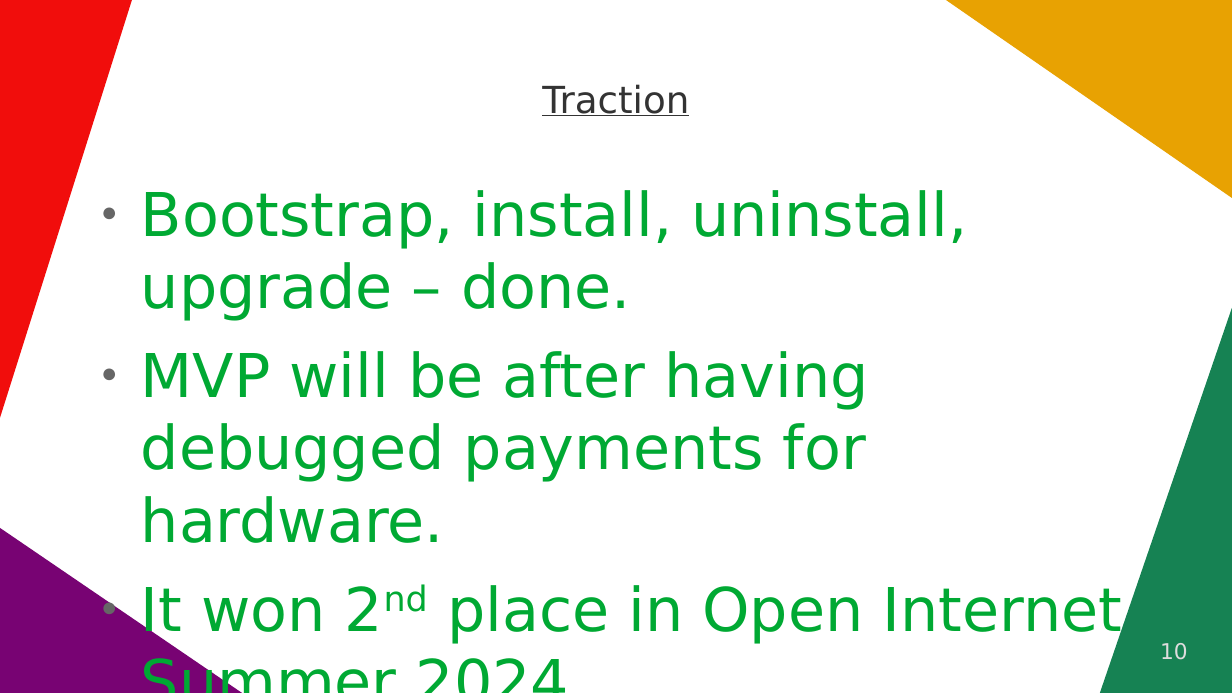
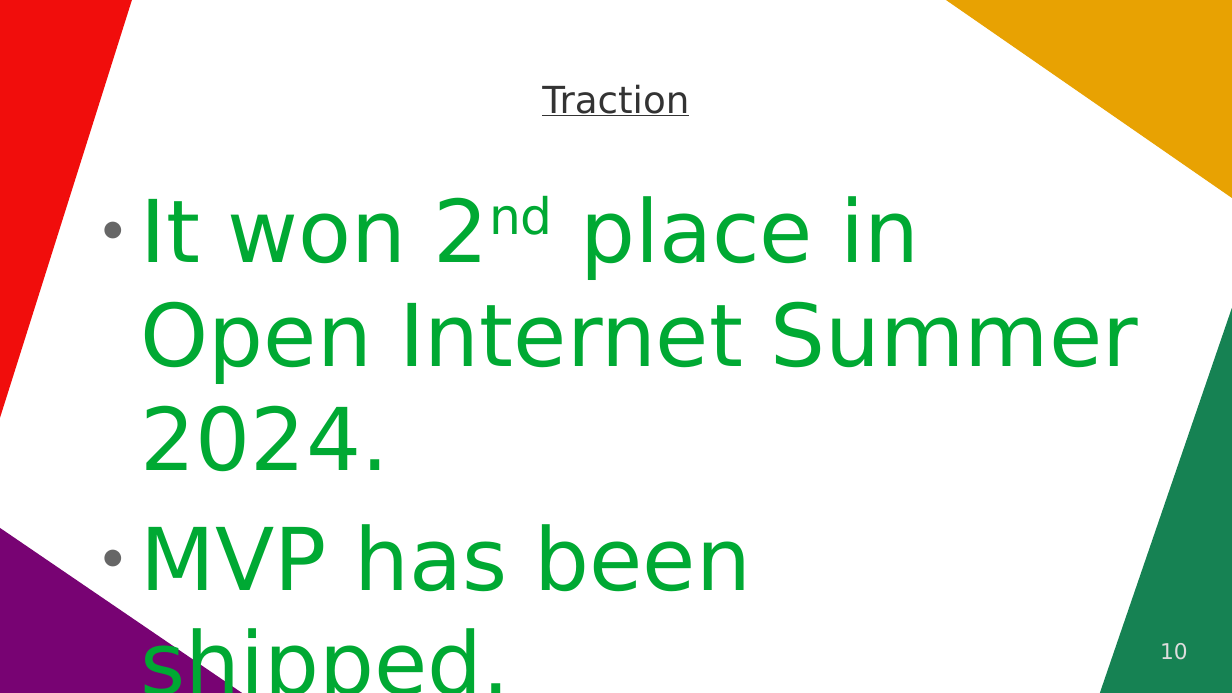
Before and after one commit to vporton/icp-package-manager, a slide deck: slide 10 of docs/short-pitchdeck.odp. Drawn at 1232x693 pixels with LibreOffice and Linux fonts; fonts in the diff are those of the drawing. Boxes give left, top, right and bottom in pixels: in the first picture for what was removed or moved away, otherwise in the second. Text is boxed around its words. In the diff, an @@ line names an element or a change of style, - is before the commit and + after.

```diff
--- a/docs/short-pitchdeck.odp
+++ b/docs/short-pitchdeck.odp
@@ text at (141,190,968,543): paragraphs removed @@
-● Bootstrap, install, uninstall, upgrade – done.
-● MVP will be after having debugged payments for hardware.
@@ text at (141,196,1138,472): size 38.9 to 55.8 pt in "It won 2nd place in Open Internet ..." @@
@@ text at (141,524,751,592): paragraph added @@
+● MVP has been shipped.
```
Also in this commit, not shown: 1 other slide changed.
